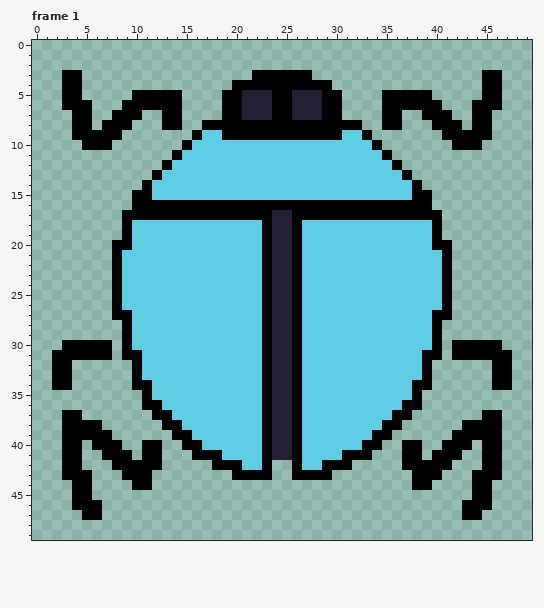
Pixel-art file, stored at Assets/Textures/scarab.aseprite. Above: the version before the commit.
50x50 pixels, 12 frames. Shown: frame 1. The commit also changed other frames, which this record leaves out.
Now the later version:
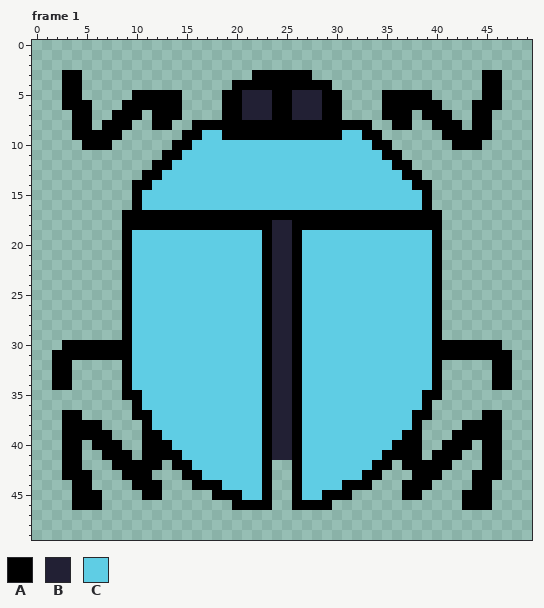
Palette (. is transparent): A #000000  B #222034  C #5fcde4
Difference:
Changed rows in their new state; - is an unchanged pixel.
Frame 1:
first column x 5:
 7 -------A------------------------A-------
 8 -------A-.-A----------------A-.-A-------
 9 ----------A------------------A----------
10 ---------A--------------------A---------
11 --------A----------------------A--------
12 -------A------------------------A-------
13 ------A--------------------------A------
14 -----A----------------------------A-----
15 ------C--------------------------C------
16 ------CCCCCCCCCCCCCCCCCCCCCCCCCCCC------
17 -------------------AA-------------------
18 -----AAAAAAAAAAAAA----AAAAAAAAAAAAA-----
20 ---.--------------------------------.---
21 ---.A------------------------------A.---
22 ---.A------------------------------A.---
23 ---.A------------------------------A.---
24 ---.A------------------------------A.---
25 ---.A------------------------------A.---
26 ---.A------------------------------A.---
27 ---.--------------------------------.---
30 ---A--------------------------------A---
31 ---A-C----------------------------C-A---
32 ----AC----------------------------CA----
33 ----AC----------------------------CA----
34 ----ACC--------------------------CCA----
35 ----AAC--------------------------CAA----
36 -----ACC------------------------CCA-----
37 -----AACC----------------------CCAA-----
38 ------ACCC--------------------CCCA------
39 ------AACCC------------------CCCAA------
40 --------ACCC----------------CCCA--------
41 --------AACCCC------------CCCCAA--------
42 ---------AACCCCC--------CCCCCAA---------
43 ----------AACCCCCC----CCCCCCAA----------
44 -------A---AAACCCCA--ACCCCAAA---A-------
45 -A----AA-----AAACCA--ACCAAA-----AA----A-
46 ---------------AAAA--AAAA---------------
47 ..------------------------------------..
Boxes around the changes in both pictures, in picture pixels (x1, y1, x2, y2):
changed: (82, 110, 452, 520)
changed: (462, 490, 482, 520)
